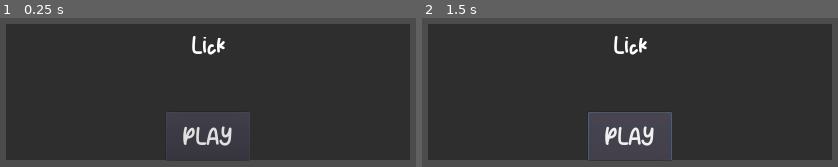
Above: before the commit, frames 1-2 (left to right).
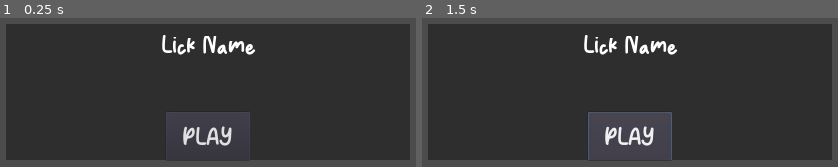
Above: after the commit, the same moments.

Repository: davifoox/harmonica-app
Game: Godot game, scene res://licks/Lick.tscn
Same seed, same stepped clock (60 frames per second), same inputs: the game is played once before the commit and once after it. This scene is started directly instead of the project's main scene.
Inputs:
- Up to frame 1 (0.25 s): no input
- Up to frame 2 (1.5 s): click "PLAY" at 0.5 s; click "PLAY" at 1.25 s

The runs differ from the first frame. In frame 1, 1.3% of the frame differs, in the area x 38-62%, y 11-25%; in frame 2, 1.3%.

Commit message:
add - func that gets all files in a folder and puts them on a paths list

Diff:
--- a/Main.gd
+++ b/Main.gd
@@ -1,5 +1,7 @@
 extends Control
 
+var audio_files_list = []
+
 func _ready() -> void:
-#	Util.count_files_in_folder()
-	pass
+	var audio_files_list = Util.get_list_of_files_in_folder("res://licks/audio/")
+	print(audio_files_list.size())
--- a/Main.tscn
+++ b/Main.tscn
@@ -2,7 +2,7 @@
 
 [ext_resource path="res://Main.gd" type="Script" id=2]
 [ext_resource path="res://ui/main-theme/main-theme.tres" type="Theme" id=3]
-[ext_resource path="res://ScrollContainerSwipe.gd" type="Script" id=4]
+[ext_resource path="res://ui/ScrollContainerSwipe.gd" type="Script" id=4]
 
 [node name="Main" type="Control"]
 anchor_right = 1.0
--- a/TagsContainer.gd
+++ /dev/null
@@ -1,3 +0,0 @@
-extends Node
-
-export (Array, Resource) var tags_list
--- a/common/Util.gd
+++ b/common/Util.gd
@@ -3,7 +3,24 @@
 static func convert_index_to_enum_name(index : int, which_enum) -> String:
 	return which_enum.keys()[index]
 
-static func count_files_in_folder(folder_path, file_exception = ""):
+static func get_list_of_files_in_folder(folder_path, file_extension = ".import"):
+	var total = 0
+	var dir = Directory.new()
+	var files_list = []
+	if dir.open(folder_path) == OK:
+		dir.list_dir_begin()
+		var file_name = dir.get_next()
+		while file_name != "":
+			if !dir.current_is_dir():
+				if file_name.find(file_extension) == -1:
+					total += 1
+					files_list.append(file_name)
+			file_name = dir.get_next()
+	else:
+		print("An error occurred when trying to access the path.")
+	return files_list
+
+static func count_files_in_folder(folder_path, file_extension = ".import"):
 	var total = 0
 	var dir = Directory.new()
 	if dir.open(folder_path) == OK:
@@ -11,8 +28,9 @@
 		var file_name = dir.get_next()
 		while file_name != "":
 			if !dir.current_is_dir():
-				if file_name != file_exception:
+				if file_name.find(file_extension) == -1:
 					total += 1
+					print(file_name)
 			file_name = dir.get_next()
 	else:
 		print("An error occurred when trying to access the path.")
--- a/licks/Lick.gd
+++ b/licks/Lick.gd
@@ -3,36 +3,27 @@
 onready var button = $Button
 onready var label = $Label
 onready var audio_stream_player = $AudioStreamPlayer
-onready var tags_container = $TagsContainer
+var file_name : String
+
+func init(mp3_file):
+	pass
 
 func _ready() -> void:
 	button.connect("pressed", self, "_on_button_pressed")
-	get_tags_and_add_as_groups()
-	label.text = get_name_from_file()
+	get_name_from_file()
+	print(file_name)
 
 func _on_button_pressed():
 	audio_stream_player.play()
 
 func get_tags_and_add_as_groups():
-	var TAGS_PATH = "res://tags/tags/"
-	var FILE_EXTENSION = "tres"
-	for tag in tags_container.tags_list:
-		var tag_name = tag.resource_path
-
-		tag_name = tag_name.lstrip(TAGS_PATH)
-		tag_name = tag_name.rstrip(FILE_EXTENSION)
-		tag_name = tag_name.rstrip(".")
-
-		add_to_group(tag_name)
-		print(tag_name)
+	pass
 
 func get_name_from_file():
-	var LICKS_PATH = "res://licks/licks/"
-	var FILE_EXTENSION = "tscn"
+	var LICKS_PATH = "res://licks/audio/"
+	var FILE_EXTENSION = "mp3"
 
-	var lick_name = filename
-	lick_name = lick_name.lstrip(LICKS_PATH)
-	lick_name = lick_name.rstrip(FILE_EXTENSION)
-	lick_name = lick_name.rstrip(".")
-
-	return lick_name
+	file_name = filename
+	file_name = file_name.lstrip(LICKS_PATH)
+	file_name = file_name.rstrip(FILE_EXTENSION)
+	file_name = file_name.rstrip(".")
--- a/licks/Lick.tscn
+++ b/licks/Lick.tscn
@@ -1,8 +1,7 @@
-[gd_scene load_steps=4 format=2]
+[gd_scene load_steps=3 format=2]
 
 [ext_resource path="res://licks/Lick.gd" type="Script" id=1]
 [ext_resource path="res://ui/main-theme/main-theme.tres" type="Theme" id=3]
-[ext_resource path="res://TagsContainer.gd" type="Script" id=4]
 
 [node name="Lick" type="Control"]
 anchor_left = 0.5
@@ -40,6 +39,3 @@
 margin_top = -116.0
 margin_right = 100.0
 text = "PLAY"
-
-[node name="TagsContainer" type="Node" parent="."]
-script = ExtResource( 4 )
--- a/project.godot
+++ b/project.godot
@@ -12,7 +12,7 @@
 "base": "ScrollContainer",
 "class": "ScrollContainerSwipe",
 "language": "GDScript",
-"path": "res://ScrollContainerSwipe.gd"
+"path": "res://ui/ScrollContainerSwipe.gd"
 }, {
 "base": "Reference",
 "class": "Util",
Renamed: ScrollContainerSwipe.gd -> ui/ScrollContainerSwipe.gd
